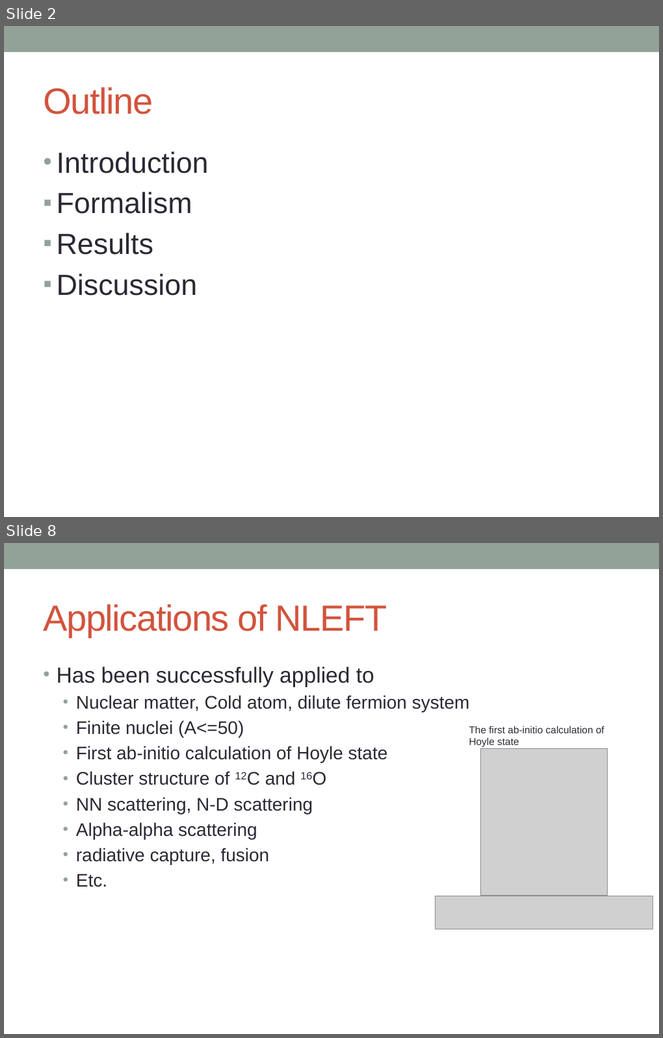
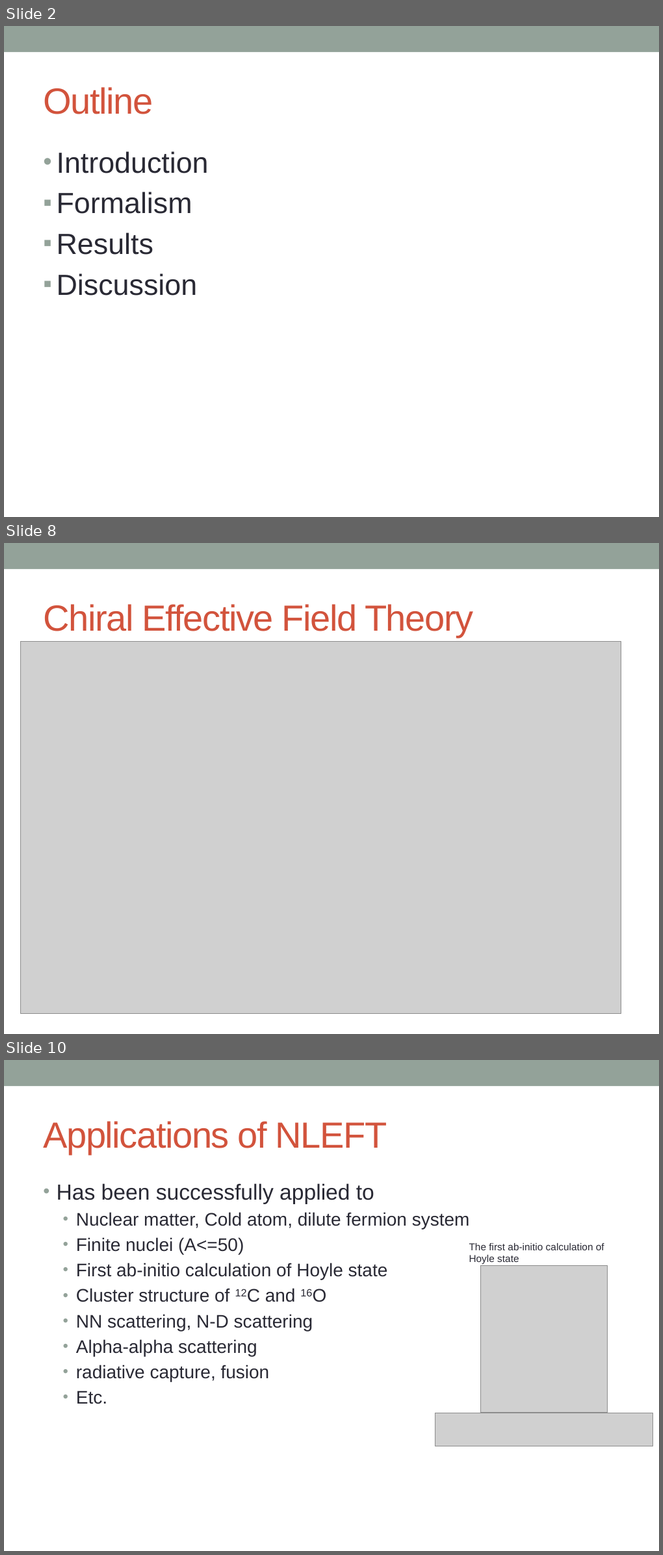
Before and after one commit to alphacentaury-github/NPSS2020, a slide deck: 20200928_송영호_연세대.pptx. Shown one above the other, each under a label of ours: slides 2 and 8 before the commit, slides 2, 8 and 10 after it; the slides between them are not shown. The pictures are 663x1038 and 663x1555 pixels, drawn with LibreOffice and Linux fonts; fonts in the diff are those of the drawing; grey boxes stand for pictures. Boxes give left, top, right and bottom in pixels: in the first picture for what was removed or moved away, otherwise in the second. Text is boxed around its words. In the diff, an @@ line names an element or a change of style, - is before the commit and + after.

```diff
--- a/20200928_송영호_연세대.pptx
+++ b/20200928_송영호_연세대.pptx
@@ slide 8 added at (4,543,659,1034), background #FFFFFF; not listed: 1 template element that a slide beside it also shows @@
@@ title added at (43,604,473,637), 40 pt, text #D2533C @@
+Chiral Effective Field Theory
@@ picture added at (20,641,622,1014) @@
@@ what was slide 8 is now slide 10 @@
```
Also in this commit, not shown: 6 slides changed, 13 other slides added, 2 slides removed.
